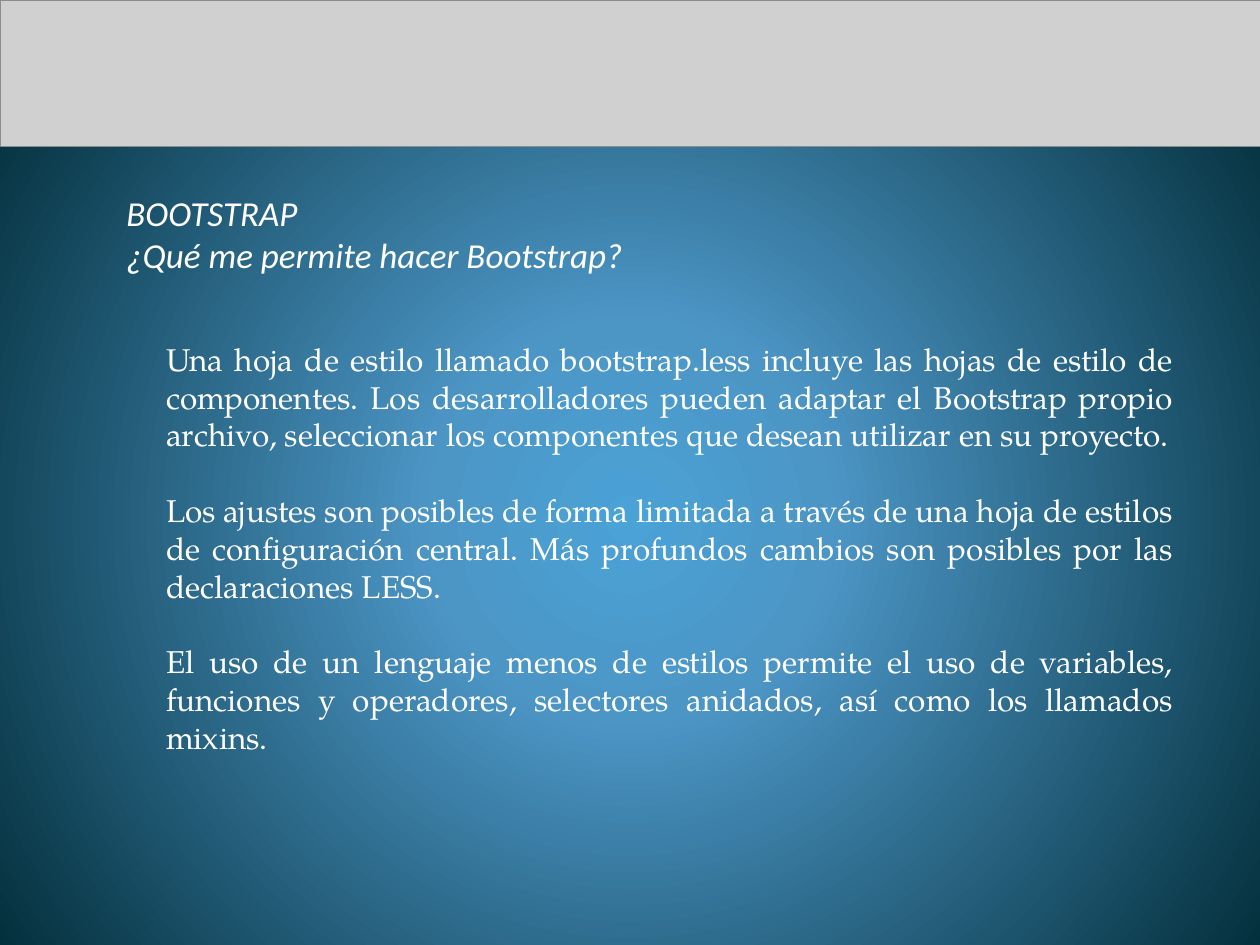
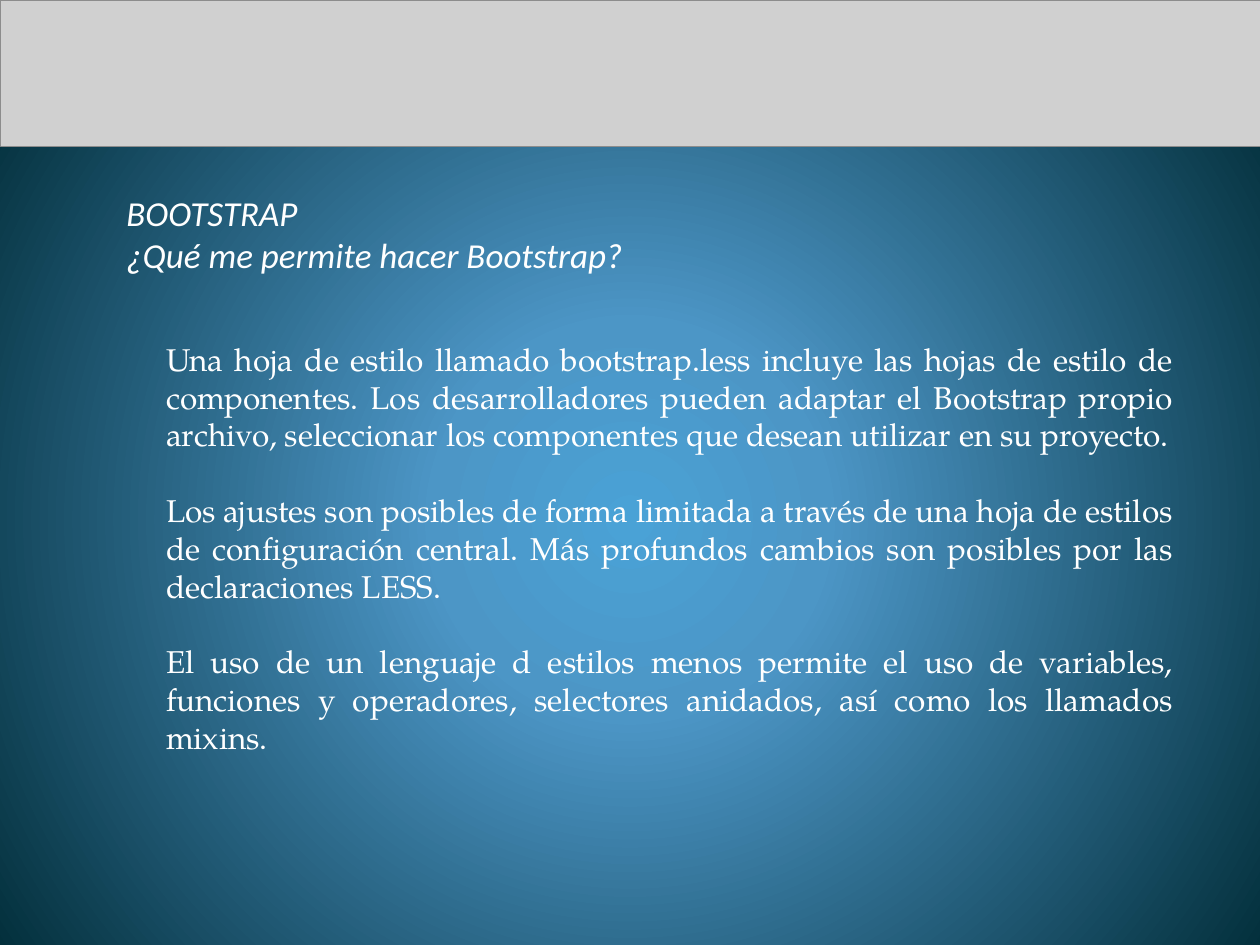
Before and after one commit to 10030445/programacionWeb, a slide deck: slide 12 of Tareas/tarea 7 - expo 5 javascript bootstrap.pptx. Drawn at 1260x945 pixels with LibreOffice and Linux fonts; fonts in the diff are those of the drawing; grey boxes stand for pictures. Boxes give left, top, right and bottom in pixels: in the first picture for what was removed or moved away, otherwise in the second. Text is boxed around its words. In the diff, an @@ line names an element or a change of style, - is before the commit and + after.

```diff
--- a/Tareas/tarea 7 - expo 5 javascript bootstrap.pptx
+++ b/Tareas/tarea 7 - expo 5 javascript bootstrap.pptx
@@ text at [166,650,1173,720]: text changed @@
-El uso de un lenguaje menos de estilos permite el uso de variables, funciones y operadores, selectores anidados, así como los llamados mixins.
+El uso de un lenguaje d estilos menos permite el uso de variables, funciones y operadores, selectores anidados, así como los llamados mixins.
```
Also in this commit, not shown: 3 other slides changed, 55 other files.
